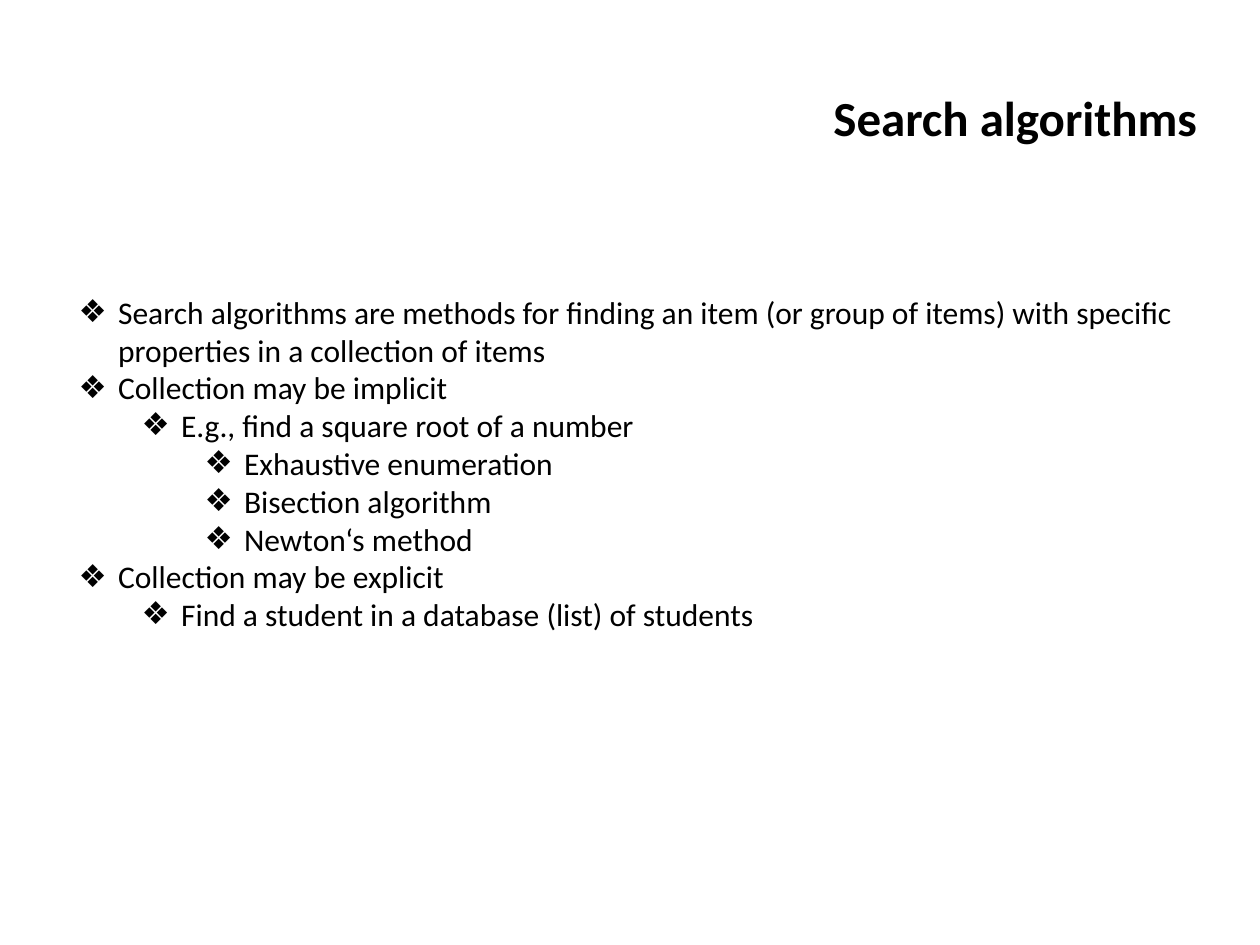
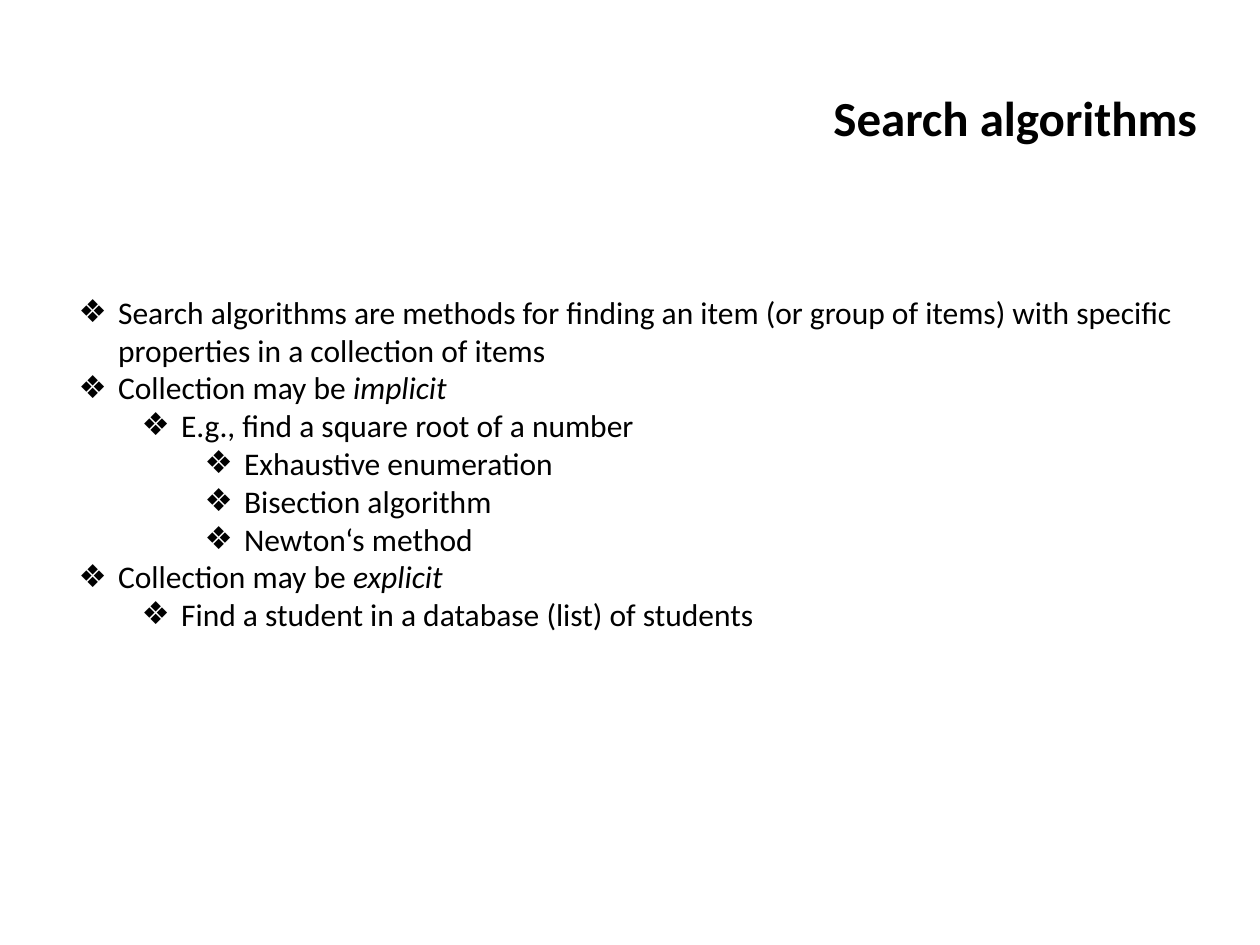
Before and after one commit to ifromm/fcsp, a slide deck: slide 4 of Slides/unit_12.pptx. Drawn at 1260x945 pixels with LibreOffice and Linux fonts; fonts in the diff are those of the drawing; background and template pictures are left out. Boxes give left, top, right and bottom in pixels: in the first picture for what was removed or moved away, otherwise in the second. Text is boxed around its words. In the diff, an @@ line names an element or a change of style, - is before the commit and + after.

```diff
--- a/Slides/unit_12.pptx
+++ b/Slides/unit_12.pptx
@@ text at (118, 377, 446, 593): italic on in "implicit", "explicit" @@
```
Also in this commit, not shown: 3 other slides changed, 13 other files.
